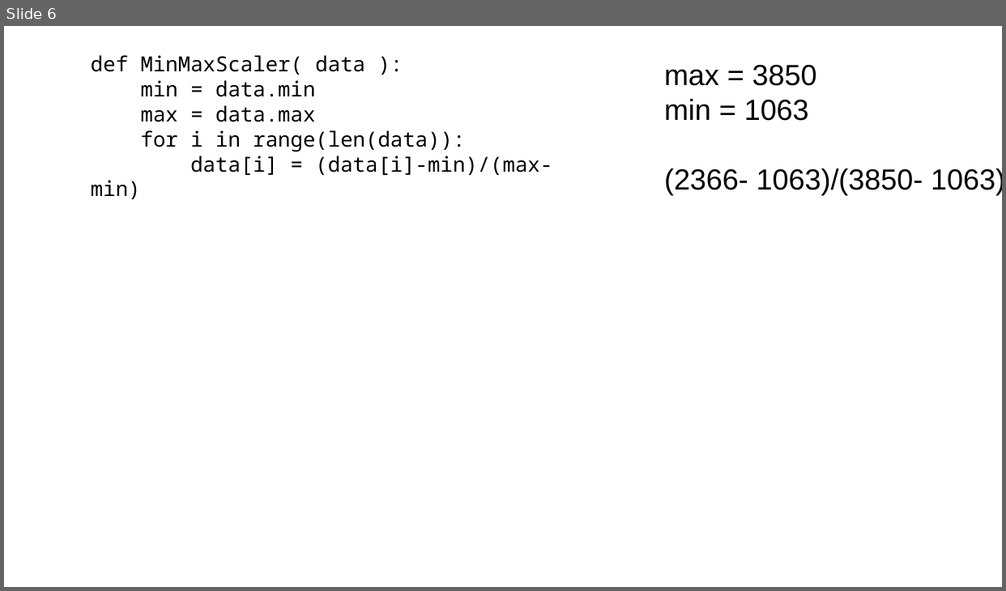
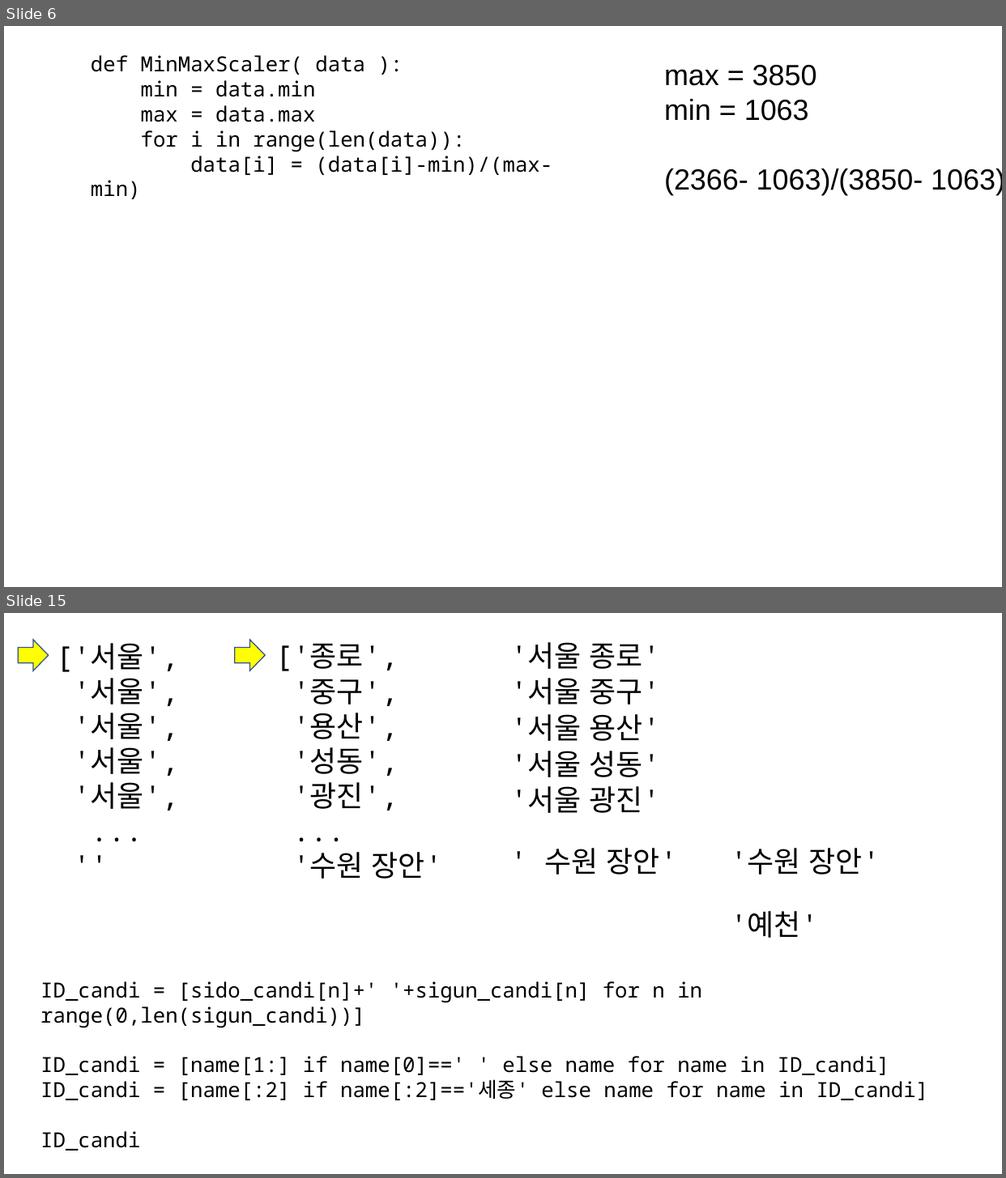
Before and after one commit to kjungmo/SBA2020_dataScience, a slide deck: 데이터분석.pptx. Shown one above the other, each under a label of ours: slide 6 before the commit, slides 6 and 15 after it; the slides between them are not shown. The pictures are 1006x591 and 1006x1178 pixels, drawn with LibreOffice and Linux fonts; fonts in the diff are those of the drawing. Boxes give left, top, right and bottom in pixels: in the first picture for what was removed or moved away, otherwise in the second. Text is boxed around its words. In the diff, an @@ line names an element or a change of style, - is before the commit and + after.

```diff
--- a/데이터분석.pptx
+++ b/데이터분석.pptx
@@ slide 15 added at <box>4,613,1002,1174</box>, background #FFFFFF @@
@@ right arrow added at <box>19,640,49,671</box>, fill #FFFF00, outline #325491 1 pt @@
@@ text added at <box>56,643,179,811</box>, 28 pt, text #000000 @@
+['서울',
+'서울',
+'서울',
+'서울',
+'서울',
+...
+''
@@ right arrow added at <box>235,640,265,671</box>, fill #FFFF00, outline #325491 1 pt @@
@@ text added at <box>275,643,443,879</box>, 28 pt, text #000000 @@
+['종로',
+'중구',
+'용산',
+'성동',
+'광진',
+...
+'수원 장안'
@@ text added at <box>510,642,661,669</box>, 28 pt, text #000000 @@
+'서울 종로'
@@ text added at <box>510,678,661,705</box>, 28 pt, text #000000 @@
+'서울 중구'
@@ text added at <box>510,714,661,741</box>, 28 pt, text #000000 @@
+'서울 용산'
@@ text added at <box>510,751,661,777</box>, 28 pt, text #000000 @@
+'서울 성동'
@@ text added at <box>510,786,661,813</box>, 28 pt, text #000000 @@
+'서울 광진'
@@ text added at <box>545,848,678,875</box>, 28 pt, text #000000 @@
+' 수원 장안'
@@ text added at <box>730,848,880,875</box>, 28 pt, text #000000 @@
+'수원 장안'
@@ text added at <box>730,911,818,938</box>, 28 pt, text #000000 @@
+'예천'
@@ text added at <box>40,982,929,1101</box>, 20 pt, text #000000 @@
+ID_candi = [sido_candi[n]+' '+sigun_candi[n] for n in range(0,len(sigun_candi))]
+ID_candi = [name[1:] if name[0]==' ' else name for name in ID_candi]
+ID_candi = [name[:2] if name[:2]=='세종' else name for name in ID_candi]
+ID_candi
```
Also in this commit, not shown: 54 other slides added.
